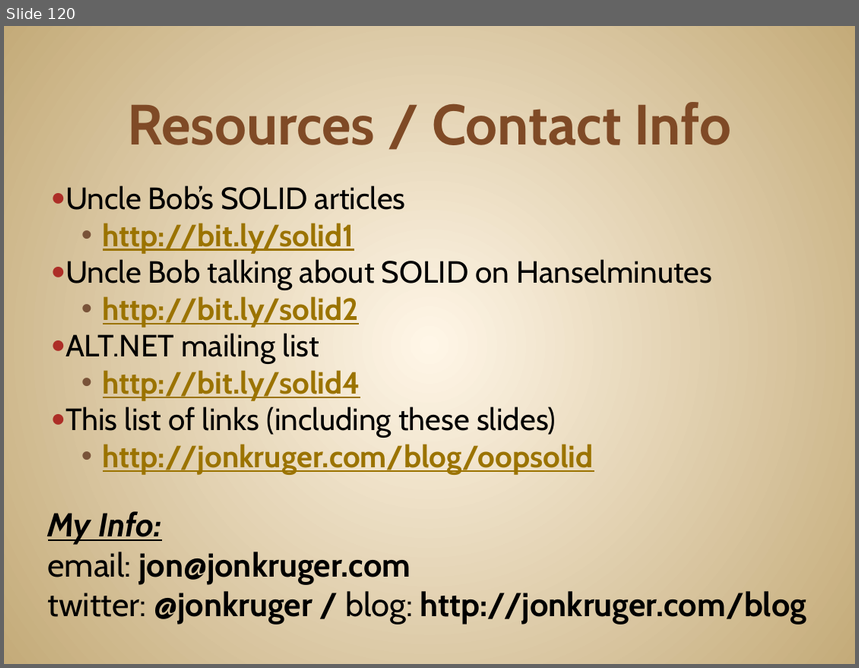
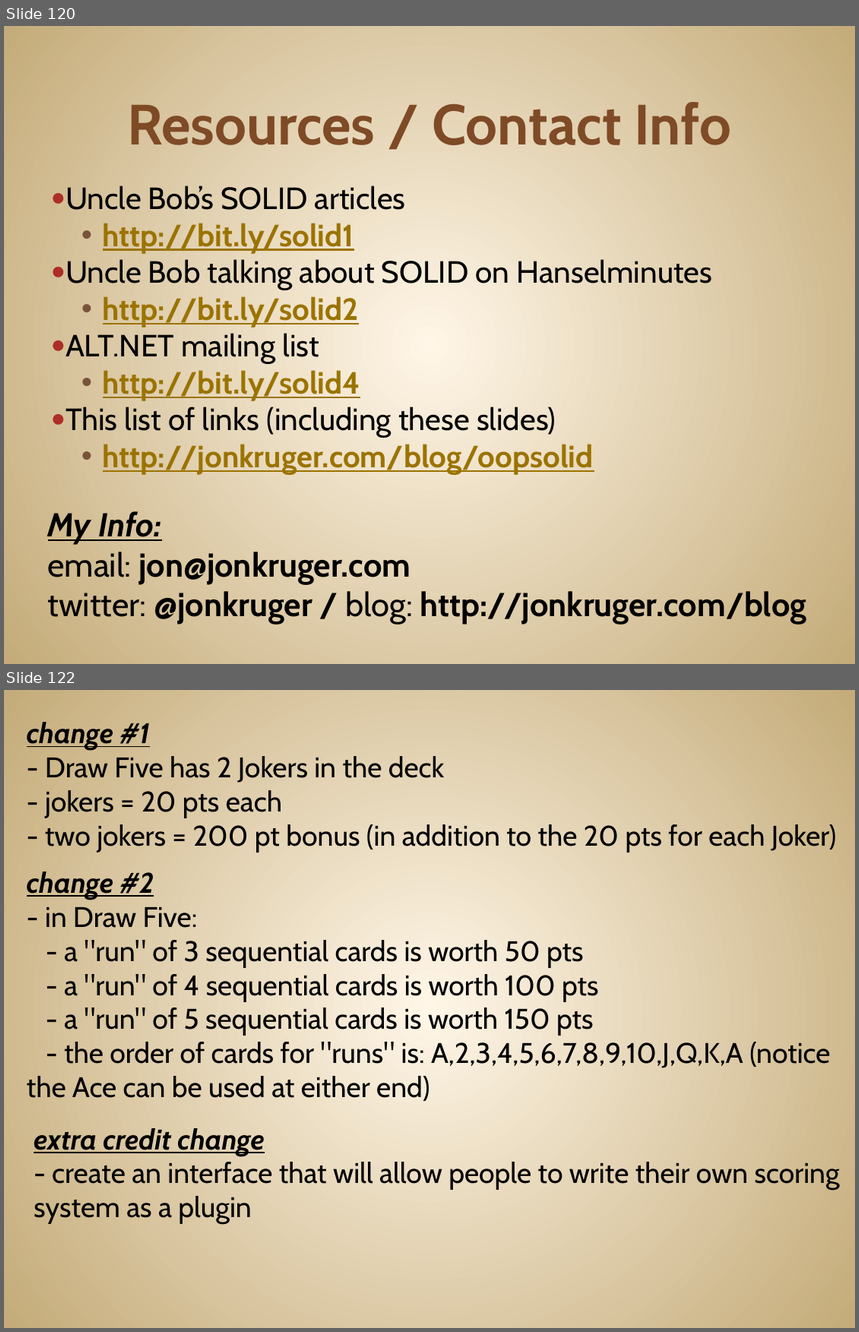
Before and after one commit to JonKruger/oop-solid-sample, a slide deck: slides/OOP-SOLID-CodeMash.pptx. Shown one above the other, each under a label of ours: slide 120 before the commit, slides 120 and 122 after it; the slides between them are not shown. The pictures are 859x668 and 859x1332 pixels, drawn with LibreOffice and Linux fonts; fonts in the diff are those of the drawing. Boxes give left, top, right and bottom in pixels: in the first picture for what was removed or moved away, otherwise in the second. Text is boxed around its words. In the diff, an @@ line names an element or a change of style, - is before the commit and + after.

```diff
--- a/slides/OOP-SOLID-CodeMash.pptx
+++ b/slides/OOP-SOLID-CodeMash.pptx
@@ slide 122 added at box(4, 690, 855, 1328), background gradient #FFF7E8 to #C4AA7A @@
@@ text added at box(27, 722, 836, 852), 24 pt, text #000000 @@
+change #1
+- Draw Five has 2 Jokers in the deck
+- jokers = 20 pts each
+- two jokers = 200 pt bonus (in addition to the 20 pts for each Joker)
@@ text added at box(27, 872, 830, 1101), 24 pt, text #000000 @@
+change #2
+- in Draw Five:
+- a "run" of 3 sequential cards is worth 50 pts
+- a "run" of 4 sequential cards is worth 100 pts
+- a "run" of 5 sequential cards is worth 150 pts
+- the order of cards for "runs" is: A,2,3,4,5,6,7,8,9,10,J,Q,K,A (notice the Ace can be used at either end)
@@ text added at box(34, 1129, 840, 1224), 24 pt, text #000000 @@
+extra credit change
+- create an interface that will allow people to write their own scoring system as a plugin
```
Also in this commit, not shown: 1 other slide added.
